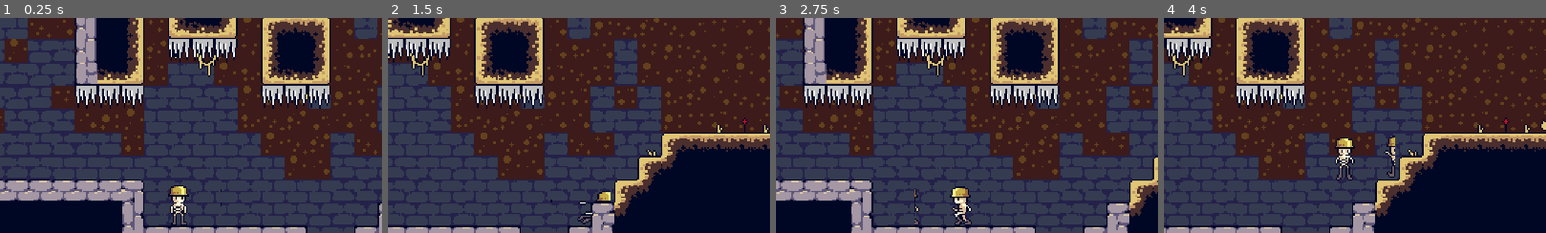
Above: before the commit, frames 1-4 (left to right).
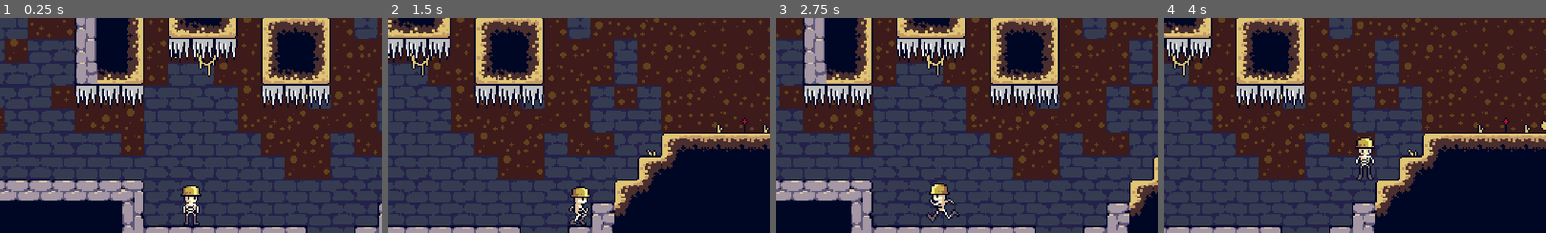
Above: after the commit, the same moments.

Repository: Lukko-Digital/You-Made-The-Dungeon
Game: Godot game, scene res://scenes/main.tscn
The game is run twice, just before and just after one commit, with the same random seed, the same clock (stepped at 60 frames per second) and the same inputs.
Inputs:
- Up to frame 1 (0.25 s): no input
- Up to frame 2 (1.5 s): hold D (right) from 0.53 s (still down); tap Space (jump) at 0.77 s
- Up to frame 3 (2.75 s): tap Space (jump) at 1.52 s; release D (right) at 2.03 s; hold A (left) from 2.03 s (still down)
- Up to frame 4 (4 s): release A (left) at 2.78 s; hold D (right) from 2.78 s (still down); tap Space (jump) at 3.02, 3.77 s
The pictures show only the part of the screen within x 25-75%, y 24-74%; the shares and areas given below are measured in that part.

The runs differ from the first frame. In frame 1, 1.1% of the frame differs, in the area x 44-58%, y 77-97%; in frame 2, 0.9%; in frame 3, 1.5%; in frame 4, 1.7%, in the area x 44-61%, y 54-76%.

Commit message:
fix player sprite to accomodate new animations

Diff:
--- a/scenes/player.tscn
+++ b/scenes/player.tscn
@@ -256,7 +256,7 @@
 
 [node name="Sprite2D" type="Sprite2D" parent="."]
 texture = ExtResource("2_7olcr")
-hframes = 19
+hframes = 22
 
 [node name="AnimationPlayer" type="AnimationPlayer" parent="."]
 libraries = {
